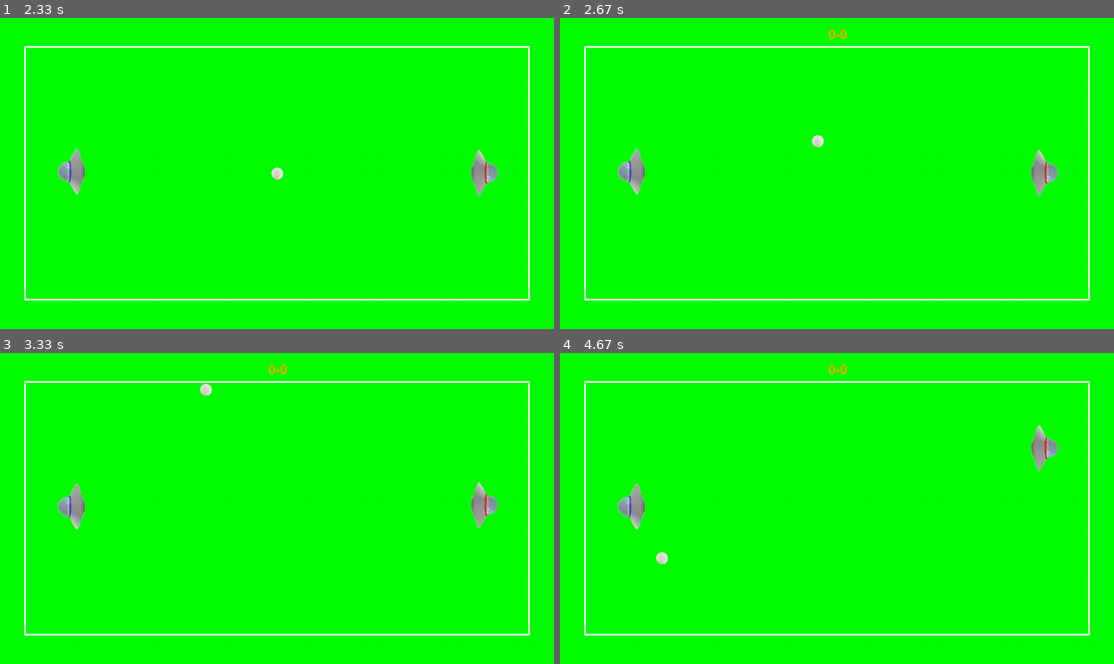
Above: before the commit, frames 1-4 (two rows, left to right).
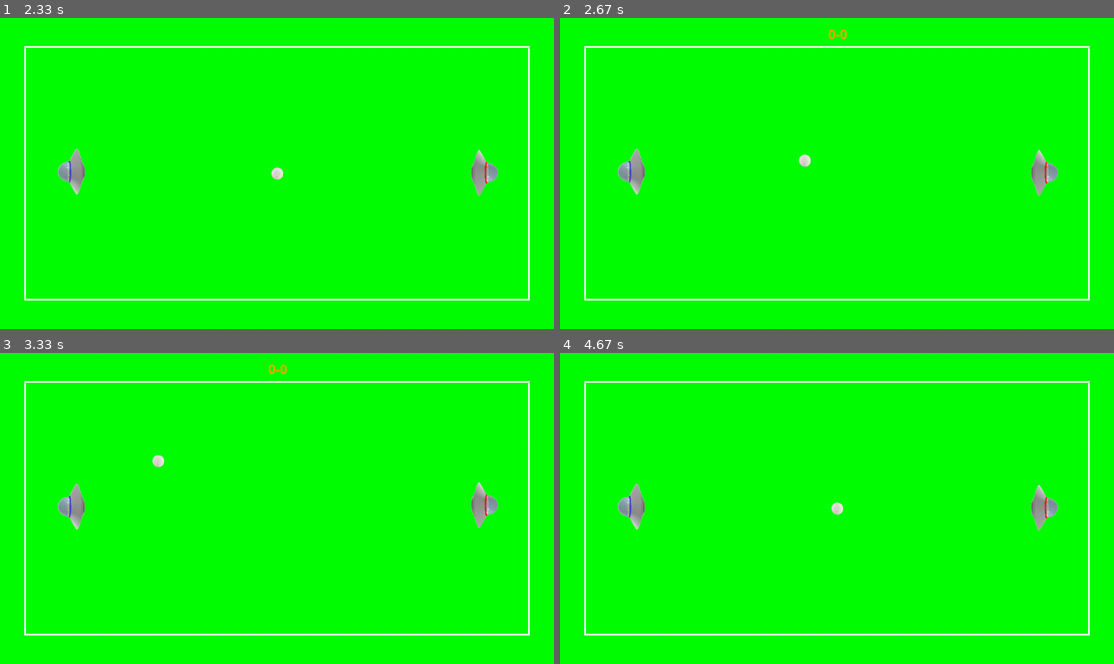
Above: after the commit, the same moments.

Repository: valera-creator/pygame_ping_pong
Game: pygame game, started from main.py
Same seed, same stepped clock (60 frames per second), same inputs: the game is played once before the commit and once after it.
Inputs:
- Up to frame 1 (2.33 s): tap Enter at 0.33 s; tap Space at 0.67, 1, 1.33 s; hold Up from 2.17 s (still down)
- Up to frame 2 (2.67 s): release Up at 2.63 s
- Up to frame 3 (3.33 s): hold Up 2.67-2.97 s; hold Up from 3 s (still down)
- Up to frame 4 (4.67 s): release Up at 3.37 s; hold Up 3.4-3.7 s; hold Up 3.73-4.1 s; hold Up 4.13-4.43 s

Frame 1 is identical in both runs. In frame 2, 0.1% of the frame differs, in the area x 43-48%, y 37-48%; in frame 3, 0.1%; in frame 4, 1.0%, in the area x 17-90%, y 3-68%.

Commit message:
угол от 20 до 45

Diff:
--- a/ball.py
+++ b/ball.py
@@ -20,7 +20,7 @@
         self.cur_speed_ball = 6
         self.update_speed = 0.15
         self.speed_default = 6
-        self.max_speed = 18
+        self.max_speed = 15
         self.dx = self.dy = self.angle = 0
         self.make_move_value()
 
@@ -40,8 +40,7 @@
         self.rect = self.rect.move(self.dx * self.cur_speed_ball, self.dy * self.cur_speed_ball)
 
     def make_move_value(self):
-        self.angle = random.choice(list(range(20, 45)) + list(range(55, 65)))
-
+        self.angle = random.randint(20, 45)
         if self.side_move_x is None:
             self.dx = math.cos(math.radians(self.angle)) * random.choice((-1, 1))
         else:
Not shown, changed: assets/tz.docx
